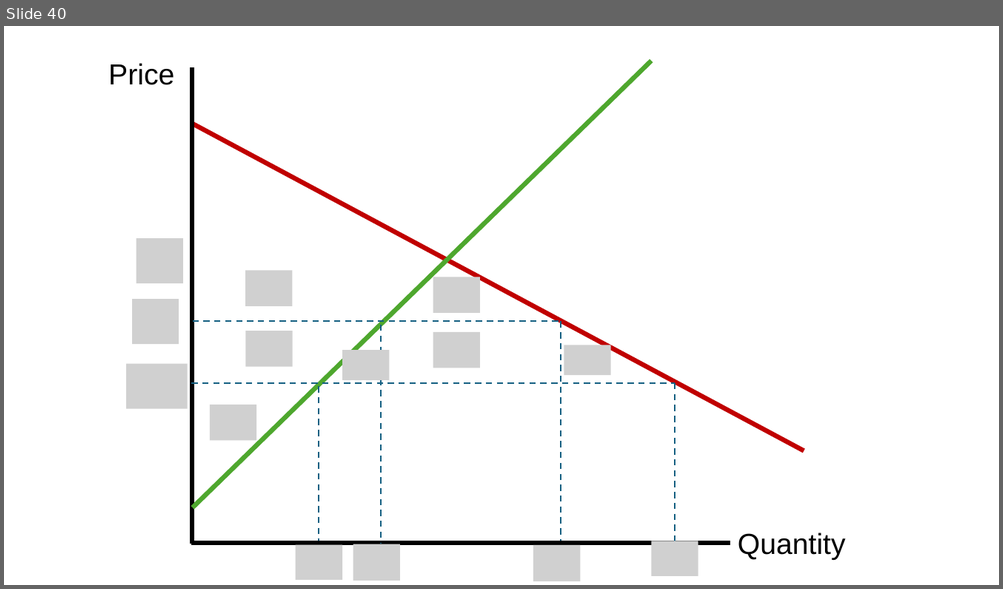
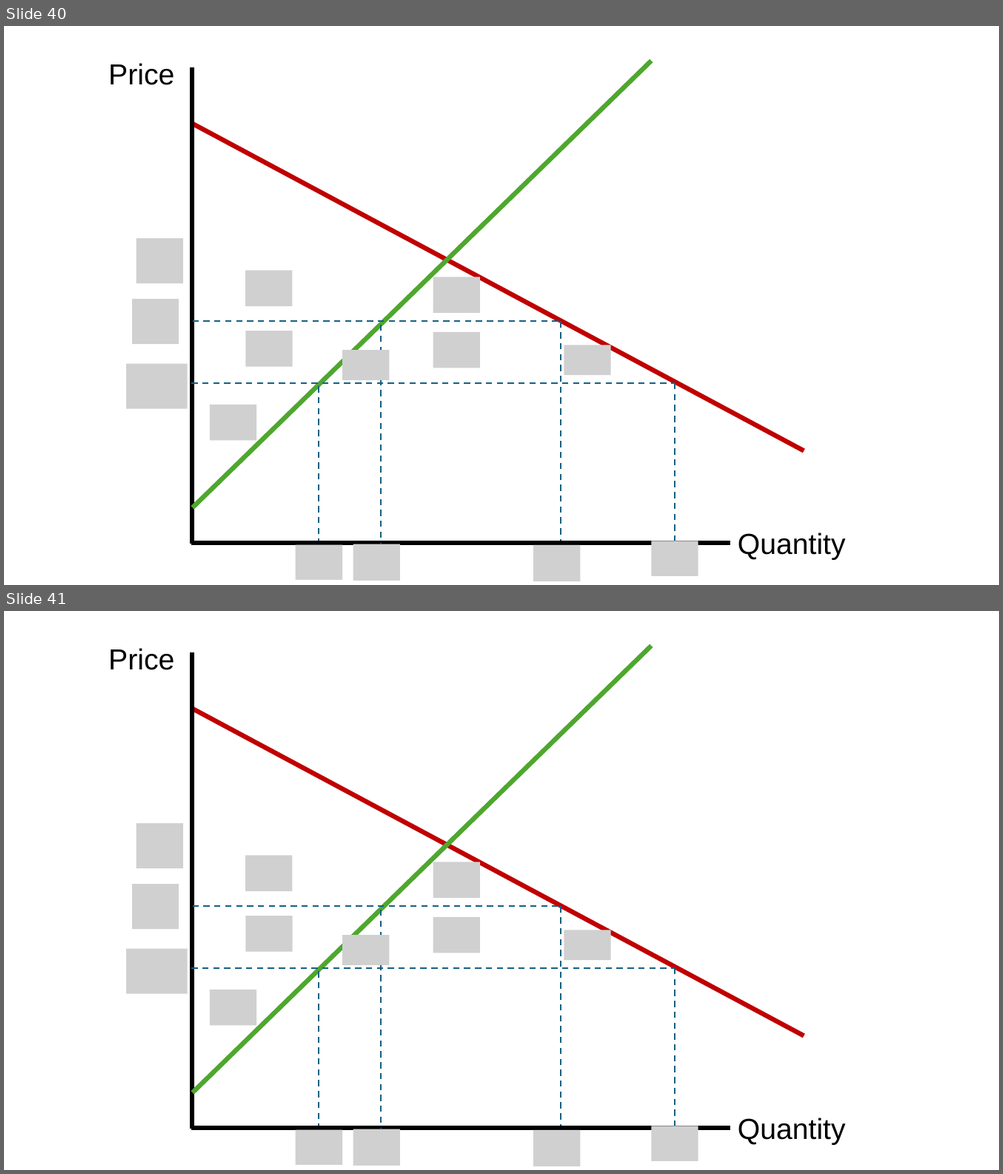
Before and after one commit to jrojas1003/EC-380-Intl-Econ-Issues, a slide deck: Slides/graph-creator.pptx. Shown one above the other, each under a label of ours: slide 40 before the commit, slides 40 and 41 after it. The pictures are 1003x589 and 1003x1174 pixels, drawn with LibreOffice and Linux fonts; fonts in the diff are those of the drawing; grey boxes stand for pictures. Boxes give left, top, right and bottom in pixels: in the first picture for what was removed or moved away, otherwise in the second. Text is boxed around its words. In the diff, an @@ line names an element or a change of style, - is before the commit and + after.

Commit message:
added images for tariffs lecture

```diff
--- a/Slides/graph-creator.pptx
+++ b/Slides/graph-creator.pptx
@@ slide 41 added at (4, 611, 999, 1170), background #FFFFFF @@
@@ text added at (108, 648, 174, 670), 28 pt, text #000000 @@
+Price
@@ line added from (192, 652) to (192, 1129), #000000 4.5 pt @@
@@ line added from (193, 1093) to (651, 646), #4EA72E 4.5 pt @@
@@ line added from (191, 708) to (804, 1037), #C00000 4.5 pt @@
@@ picture added at (136, 823, 183, 869) @@
@@ picture added at (245, 856, 292, 891) @@
@@ picture added at (433, 863, 480, 898) @@
@@ picture added at (132, 884, 179, 930) @@
@@ line added from (193, 906) to (560, 906), #156082 1.5 pt dashed @@
@@ picture added at (246, 916, 293, 952) @@
@@ line added from (381, 910) to (381, 1129), #156082 1.5 pt dashed @@
@@ picture added at (433, 917, 480, 954) @@
@@ line added from (560, 906) to (560, 1127), #156082 1.5 pt dashed @@
@@ picture added at (342, 936, 389, 965) @@
@@ picture added at (563, 931, 611, 960) @@
@@ picture added at (126, 949, 188, 994) @@
@@ line added from (191, 968) to (674, 968), #156082 1.5 pt dashed @@
@@ line added from (318, 971) to (318, 1127), #156082 1.5 pt dashed @@
@@ line added from (674, 968) to (674, 1128), #156082 1.5 pt dashed @@
@@ picture added at (210, 990, 257, 1026) @@
@@ text added at (737, 1118, 845, 1145), 28 pt, text #000000 @@
+Quantity
@@ line added from (730, 1128) to (191, 1128), #000000 4.5 pt @@
@@ picture added at (296, 1130, 343, 1165) @@
@@ picture added at (353, 1130, 400, 1166) @@
@@ picture added at (533, 1130, 580, 1167) @@
@@ picture added at (651, 1127, 698, 1162) @@
```
